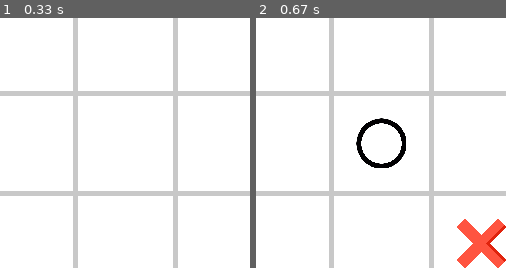
Above: before the commit, frames 1-2 (left to right).
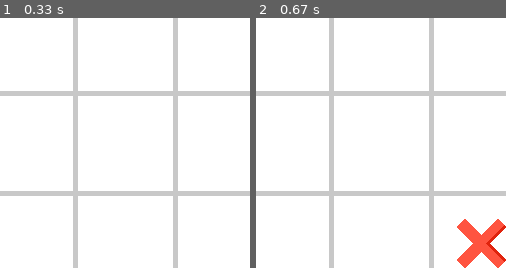
Above: after the commit, the same moments.

Repository: GeoDaz/tic-tac-toe
Game: pygame game, started from tictactoe_GUI.py
Two runs of this game, one before a commit and one after it. Both use one fixed random seed, a clock stepped at 60 frames per second and the inputs below.
Inputs (mouse positions are % of the whole screen's width and height, from its top left):
- Up to frame 1 (0.33 s): no input
- Up to frame 2 (0.67 s): click (50, 50) at 0.38 s
The pictures show only the part of the screen within x 5-55%, y 5-55%; the shares and areas given below are measured in that part.

Frame 1 is identical in both runs. In frame 2, 1.1% of the frame differs, in the area x 40-60%, y 40-60%.

Commit message:
some interesting stuff

Diff:
--- a/modules/minimax.py
+++ b/modules/minimax.py
@@ -5,6 +5,7 @@
 HUMAN = "x"
 VOID = ""
 SCORE = 50
+TRANSPOSITION_TABLE = {}
 
 def evaluate(board, player):
     if len(board) == 3:
@@ -65,7 +66,7 @@
             elif el == player:
                 countPlayer +=1
         if countPlayer == 4: return 5*SCORE
-        if checkTripleAndTwoVoid(row, i, player): score = max(score, 4*SCORE)
+        if checkTripleAndTwoVoid(row, i, player): return 4*SCORE
         if countPlayer == 3 and countVoid == 1: score = max(score, 3*SCORE)
         if countPlayer == 2 and countVoid == 2: score = max(score, 2*SCORE)
     return score
@@ -140,42 +141,64 @@
     return False
 
 # b, len(empty_cells(b)),
-def minimaxWithAB(board, isMax, depth=0, alpha = -inf, beta = inf):
+def minimaxWithAB(board, isMax, depth, alpha = -inf, beta = inf):
+    # alpha_org = alpha
+    # # Transpostion tabel look up
+    # if str(board) in TRANSPOSITION_TABLE:
+    #     tt_entry = TRANSPOSITION_TABLE[str(board)]
+    #     print(board, tt_entry)
+    #     if tt_entry[1] == 'EXACT':
+    #         return tt_entry[0]
+    #     elif tt_entry[1] == 'LOWERCASE':
+    #         alpha = max(alpha, tt_entry[0][1])
+    #     elif tt_entry[1] == 'UPPERCASE':
+    #         beta = min(beta, tt_entry[0][1])
+    #     if alpha >= beta:
+    #         return tt_entry[0]
+
     best = [None, None, -inf if isMax else inf]
     player = COMP if isMax else HUMAN
     evaluation = evaluate(board, player)
 
-    if evaluation == 5*SCORE:
-        return [None, None, evaluation - depth]
-    if evaluation == -5*SCORE:
-        return [None, None, evaluation + depth]
-    if len(empty_cells(board)) == 0:
+    if depth == 0 or len(empty_cells(board)) == 0:
         return [None, None, evaluation]
-    if depth == 7:
-        return [None, None, evaluation]
+    if evaluation == 5*SCORE or evaluation == -5*SCORE or evaluation == -4*SCORE or evaluation == -4*SCORE:
+        return [None, None, evaluation ]
 
     for cell in empty_cells(board):
         x, y = cell[0], cell[1]
         board[x][y] = COMP if isMax else HUMAN
-        score = minimaxWithAB(board, not isMax, depth + 1, alpha, beta)
+        score = minimaxWithAB(board, not isMax, depth - 1, alpha, beta)
         board[x][y] = VOID
         score[0], score[1] = x, y
 
         if not isMax:
             if score[2] < best[2]:
                 best = score
-            if best[2] <= alpha:
-                return best
             if best[2] < beta:
                 beta = best[2]
+            if beta <= alpha:
+                break
         else:
             if score[2] > best[2]:
                 best = score
-            if best[2] >= beta:
-                return best
             if best[2] > alpha:
                 alpha = best[2]
+            if alpha >= beta:
+                break
+
+    store(TRANSPOSITION_TABLE, board, alpha, beta, best)
     return best
+
+def store(table, board, alpha, beta, best):
+    if best[2] <= alpha:
+        flag = 'UPPERCASE'
+    elif best[2] >= beta:
+        flag = 'LOWERCASE'
+    else:
+        flag = 'EXACT'
+
+    table[str(board)] = [best, flag]
 
 
 # specific funtion
--- a/test.py
+++ b/test.py
@@ -1,11 +1,13 @@
 from modules.minimax import getDiagonalsOfBoard, VOID, boardScore, COMP, HUMAN, checkTripleAndTwoVoid, getScoreOfRow, evaluate
 import numpy as np
 
+PYTHONHASHSEED=20
+
 tab = [
-    ['o', 'o', '','','o'],
-    ['', '', '','',''],
-    ['', 'x', 'x','x',''],
-    ['', '', 'x','',''],
+    ['o', '', '','',''],
+    ['o', '', '','o',''],
+    ['o', 'x', 'x','',''],
+    ['x', 'x', '','',''],
     ['', '', '','','']
 ]
 
@@ -13,4 +15,5 @@
 
 #print(tab[0],getScoreOfRow(tab[0], COMP))
 
-print(evaluate(tab, HUMAN))
+# print(evaluate(tab, COMP))
+print(map(hash, tab[0]))
--- a/tictactoe_GUI.py
+++ b/tictactoe_GUI.py
@@ -1,7 +1,7 @@
 import pygame
 import math
 from math import inf
-from modules.minimax import evaluate, normalize, wins, empty_cells, minimaxWithAB, VOID, COMP,HUMAN
+from modules.minimax import *
 import time
 import threading
 # Initializing Pygame
@@ -86,17 +86,19 @@
 
 def alphaBetaThread(game_array):
     global movenum
-    if movenum == 0:
-        if game_array[2][2][3]:
-            iaPlayThis(game_array,2,2)
-        else:
-            iaPlayThis(game_array, 1, 1)
-    else:
-        start_time = time.time()
-        x, y, score = minimaxWithAB(normalize(game_array), True)
-        print(x,y, score)
-        print("--- %s seconds ---" % (time.time() - start_time))
-        iaPlayThis(game_array,x,y)
+    # if movenum == 0 and len(game_array) > 3:
+    #     if game_array[2][2][3]:
+    #         iaPlayThis(game_array,2,2)
+    #     else:
+    #         iaPlayThis(game_array, 1, 1)
+    # else:
+    start_time = time.time()
+    normalizedGame = normalize(game_array)
+    TRANSPOSITION_TABLE = {}
+    x, y, score = minimaxWithAB(normalizedGame, True, min(5 ,len(empty_cells(normalizedGame))))
+    print(x,y, score)
+    print("--- %s seconds ---" % (time.time() - start_time))
+    iaPlayThis(game_array,x,y)
     movenum += 1
 
 def iaPlayThis(game_array, row, col):
@@ -106,8 +108,6 @@
     game_array[row][col] = (x,y,COMP, False)
     x_turn = True
     o_turn = False
-
-
 
 
 # Checking if someone has won
@@ -162,7 +162,6 @@
     o_turn = False
 
     game_array = initialize_grid()
-    print(normalize(game_array))
     while run:
         for event in pygame.event.get():
             if event.type == pygame.QUIT:
